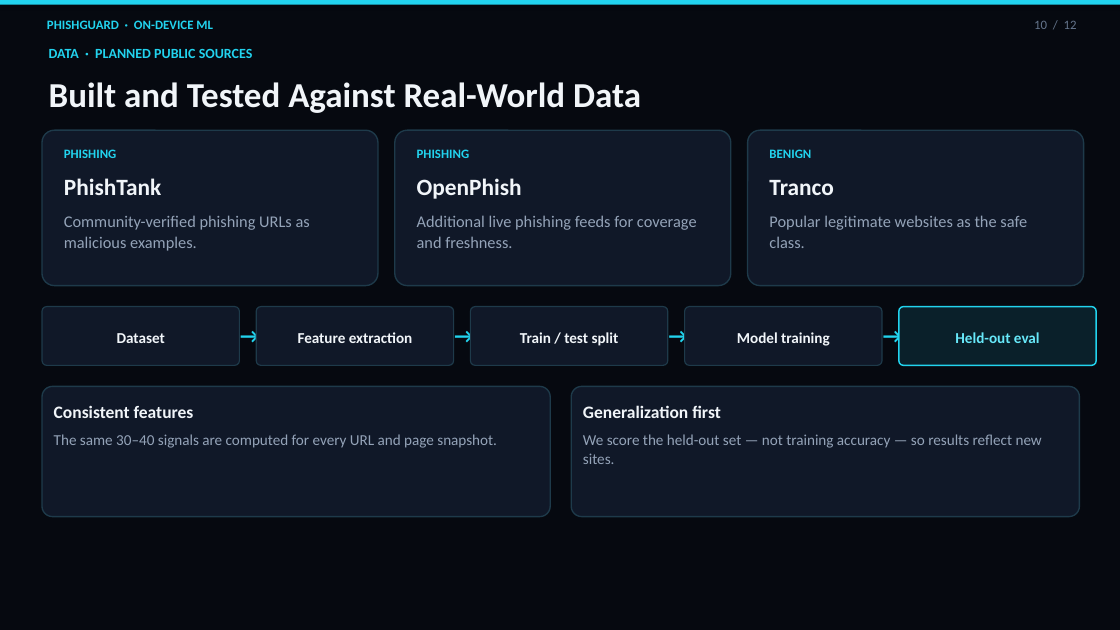
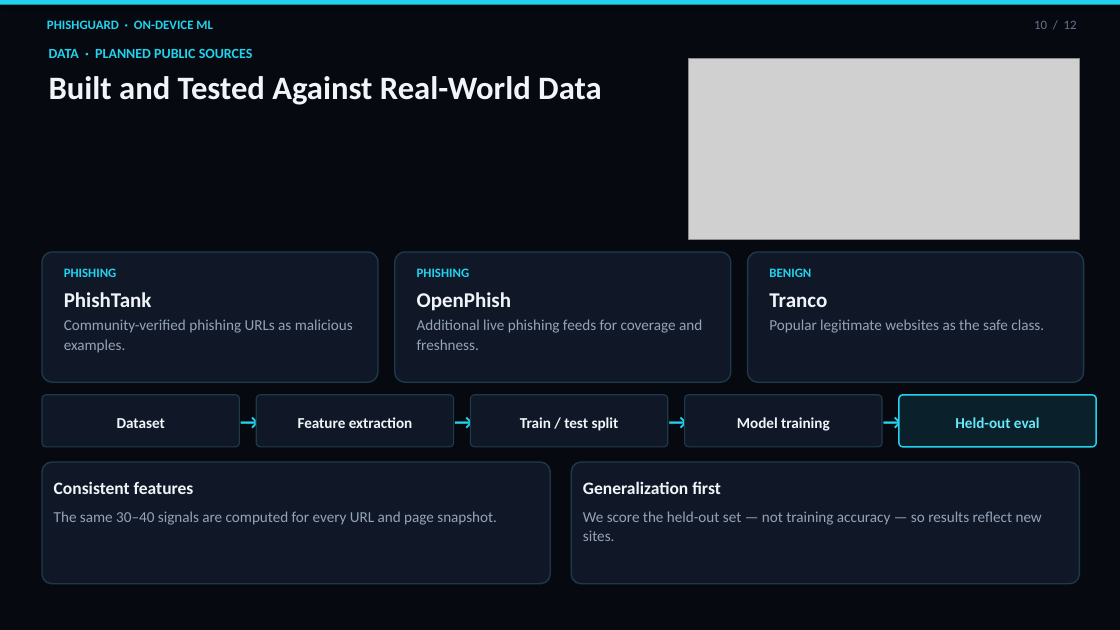
Before and after one commit to sachin20072909/Arduino-learning-journey.., a slide deck: slide 10 of presentation/PhishGuard-Hackathon-Pitch.pptx. Drawn at 1120x630 pixels with LibreOffice and Linux fonts; fonts in the diff are those of the drawing; grey boxes stand for pictures. Boxes give left, top, right and bottom in pixels: in the first picture for what was removed or moved away, otherwise in the second. Text is boxed around its words. In the diff, an @@ line names an element or a change of style, - is before the commit and + after.

Commit message:
Add cinematic visuals to the PhishGuard pitch deck
Generated cybersecurity images for title, problem, product,
privacy, ML, signals, dataset, and closing slides so the
PPTX is more pitch-ready for upload.

```diff
--- a/presentation/PhishGuard-Hackathon-Pitch.pptx
+++ b/presentation/PhishGuard-Hackathon-Pitch.pptx
@@ picture added at (689, 59, 1080, 239) @@
@@ text "Built and Tested Against Real-World ..." at (49, 76, 601, 105): size 30 to 28 pt @@
@@ rounded rectangle: place and size @@
-rounded rectangle at (42, 130, 378, 286)
+rounded rectangle at (42, 252, 378, 382)
@@ rounded rectangle: place and size @@
-rounded rectangle at (395, 130, 731, 286)
+rounded rectangle at (395, 252, 731, 382)
@@ rounded rectangle: place and size @@
-rounded rectangle at (748, 130, 1084, 286)
+rounded rectangle at (748, 252, 1084, 382)
@@ 3 texts: place and size @@
-3 texts at (64, 149, 811, 158)
+3 texts at (64, 268, 811, 277)
@@ text "PhishTank": place and size @@
-text "PhishTank" at (64, 178, 162, 195)
+text "PhishTank" at (64, 292, 152, 307)
@@ text "OpenPhish": place and size @@
-text "OpenPhish" at (417, 178, 522, 199)
+text "OpenPhish" at (417, 292, 511, 311)
@@ size 20 to 18 pt in 3 elements at (64, 292, 152, 307), (417, 292, 511, 311), (769, 293, 827, 307) @@
@@ text "Tranco": place and size @@
-text "Tranco" at (769, 180, 833, 195)
+text "Tranco" at (769, 293, 827, 307)
@@ text "Community-verified phishing URLs as malicious ...": place and size @@
-text "Community-verified phishing URLs as malicious ..." at (64, 215, 310, 251)
+text "Community-verified phishing URLs as malicious ..." at (64, 319, 353, 353)
@@ text "Additional live phishing feeds for ...": place and size @@
-text "Additional live phishing feeds for ..." at (417, 215, 697, 248)
+text "Additional live phishing feeds for ..." at (417, 319, 702, 350)
@@ size 14 to 13 pt in 3 elements at (64, 319, 353, 353), (417, 319, 702, 350), (769, 319, 1044, 333) @@
@@ text "Popular legitimate websites as the ...": place and size @@
-text "Popular legitimate websites as the ..." at (769, 215, 1027, 248)
+text "Popular legitimate websites as the ..." at (769, 319, 1044, 333)
@@ text "Dataset": place and size @@
-text "Dataset" at (117, 333, 165, 343)
+text "Dataset" at (117, 418, 165, 428)
@@ rounded rectangle: place and size @@
-rounded rectangle at (42, 307, 239, 365)
+rounded rectangle at (42, 395, 239, 447)
@@ text "Feature extraction": place and size @@
-text "Feature extraction" at (298, 332, 413, 343)
+text "Feature extraction" at (298, 417, 413, 428)
@@ rounded rectangle: place and size @@
-rounded rectangle at (256, 307, 454, 365)
+rounded rectangle at (256, 395, 454, 447)
@@ text "Train / test split": place and size @@
-text "Train / test split" at (520, 332, 619, 346)
+text "Train / test split" at (520, 417, 619, 431)
@@ rounded rectangle: place and size @@
-rounded rectangle at (471, 307, 668, 365)
+rounded rectangle at (471, 395, 668, 447)
@@ text "Model training": place and size @@
-text "Model training" at (737, 332, 830, 346)
+text "Model training" at (737, 417, 830, 431)
@@ rounded rectangle: place and size @@
-rounded rectangle at (685, 307, 882, 365)
+rounded rectangle at (685, 395, 882, 447)
@@ 4 texts: place and size @@
-4 texts at (234, 318, 903, 351)
+4 texts at (234, 403, 903, 437)
@@ text "Held-out eval": place and size @@
-text "Held-out eval" at (955, 332, 1040, 343)
+text "Held-out eval" at (955, 417, 1040, 428)
@@ rounded rectangle: place and size @@
-rounded rectangle at (899, 307, 1096, 365)
+rounded rectangle at (899, 395, 1096, 447)
@@ rounded rectangle: place and size @@
-rounded rectangle at (42, 386, 550, 517)
+rounded rectangle at (42, 462, 550, 584)
@@ text "Consistent features": place and size @@
-text "Consistent features" at (54, 405, 194, 418)
+text "Consistent features" at (54, 481, 194, 494)
@@ rounded rectangle: place and size @@
-rounded rectangle at (571, 386, 1080, 517)
+rounded rectangle at (571, 462, 1080, 584)
@@ text "Generalization first": place and size @@
-text "Generalization first" at (583, 405, 721, 418)
+text "Generalization first" at (583, 481, 721, 494)
@@ text "The same 30–40 signals are ...": place and size @@
-text "The same 30–40 signals are ..." at (54, 434, 497, 448)
+text "The same 30–40 signals are ..." at (54, 511, 497, 525)
@@ text "We score the held-out set ...": place and size @@
-text "We score the held-out set ..." at (583, 434, 1042, 464)
+text "We score the held-out set ..." at (583, 511, 1042, 541)
```
Also in this commit, not shown: 11 other slides changed, 9 other files.
